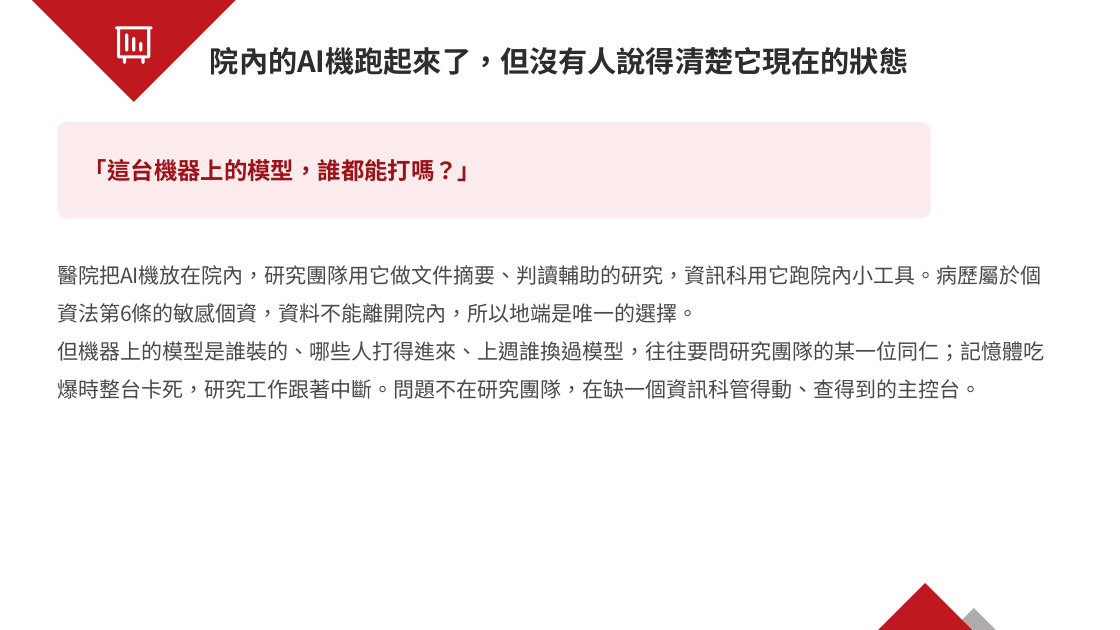
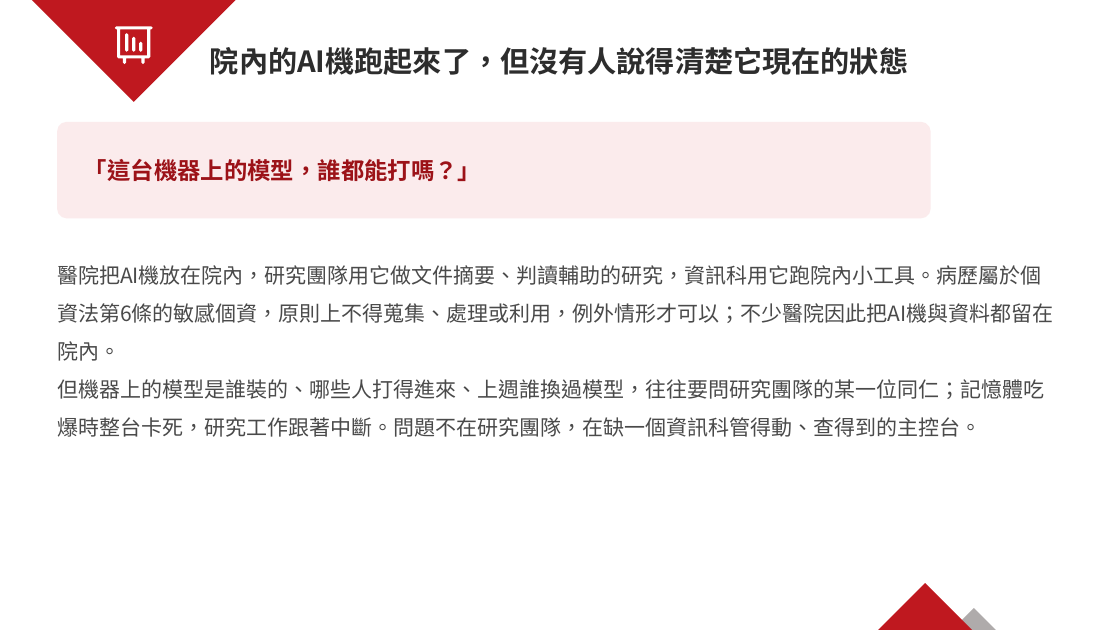
Before and after one commit to guessleej/xConsole, a slide deck: slide 2 of 手冊/Sales Kit/xConsole-SalesKit-醫院.pptx. Drawn at 1120x630 pixels with LibreOffice and Linux fonts; fonts in the diff are those of the drawing; background and template pictures are left out. Boxes give left, top, right and bottom in pixels: in the first picture for what was removed or moved away, otherwise in the second. Text is boxed around its words. In the diff, an @@ line names an element or a change of style, - is before the commit and + after.

```diff
--- a/手冊/Sales Kit/xConsole-SalesKit-醫院.pptx
+++ b/手冊/Sales Kit/xConsole-SalesKit-醫院.pptx
@@ text at [57, 265, 1054, 361]: text changed @@
-醫院把AI機放在院內，研究團隊用它做文件摘要、判讀輔助的研究，資訊科用它跑院內小工具。病歷屬於個資法第6條的敏感個資，資料不能離開院內，所以地端是唯一的選擇。
+醫院把AI機放在院內，研究團隊用它做文件摘要、判讀輔助的研究，資訊科用它跑院內小工具。病歷屬於個資法第6條的敏感個資，原則上不得蒐集、處理或利用，例外情形才可以；不少醫院因此把AI機與資料都留在院內。
```
Also in this commit, not shown: 2 other slides changed, 18 other files.
